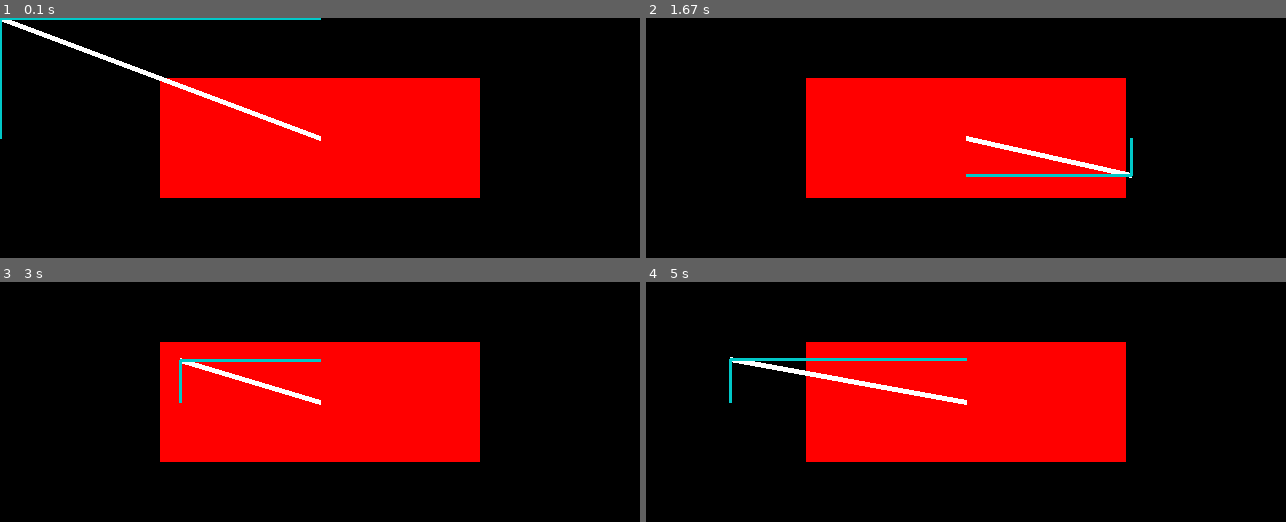
Above: before the commit, frames 1-4 (two rows, left to right).
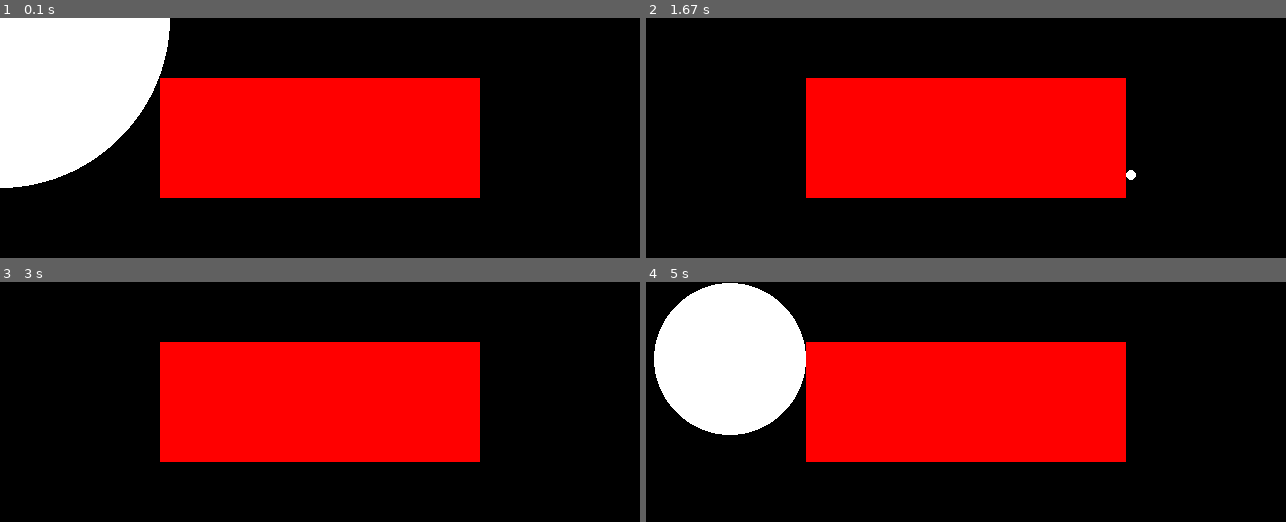
Above: after the commit, the same moments.

Repository: reiokazoeru/EggsAndSpamCraft
Game: pygame game, started from Assets/Rendering Scripts/signedRectConcept.py
Same seed, same stepped clock (60 frames per second), same inputs: the game is played once before the commit and once after it.
Inputs (mouse positions are in pixels of both pictures, inside the frame that each line leads up to):
- Up to frame 1 (0.1 s): no input
- Up to frame 2 (1.67 s): press the mouse at (812, 140) at 0.37 s; move the mouse to (921, 164) at 0.47 s; release the mouse at (1030, 190) at 0.6 s; press the mouse at (812, 140) at 0.7 s; move the mouse to (927, 150) at 0.8 s; release the mouse at (1042, 159) at 0.93 s; press the mouse at (812, 140) at 1.03 s; move the mouse to (876, 169) at 1.13 s; release the mouse at (934, 200) at 1.27 s; press the mouse at (812, 140) at 1.37 s; move the mouse to (972, 157) at 1.47 s; release the mouse at (1132, 174) at 1.6 s
- Up to frame 3 (3 s): press the mouse at (166, 404) at 1.7 s; move the mouse to (352, 433) at 1.8 s; release the mouse at (544, 464) at 1.93 s; press the mouse at (166, 404) at 2.03 s; move the mouse to (307, 382) at 2.13 s; release the mouse at (454, 358) at 2.27 s; press the mouse at (166, 404) at 2.37 s; move the mouse to (313, 373) at 2.47 s; release the mouse at (460, 342) at 2.6 s; press the mouse at (166, 404) at 2.7 s; move the mouse to (172, 382) at 2.8 s; release the mouse at (179, 358) at 2.93 s
- Up to frame 4 (5 s): press the mouse at (812, 404) at 3.03 s; move the mouse to (793, 447) at 3.13 s; release the mouse at (774, 490) at 3.27 s; press the mouse at (812, 404) at 3.37 s; move the mouse to (825, 411) at 3.47 s; release the mouse at (838, 421) at 3.6 s; press the mouse at (812, 404) at 3.7 s; move the mouse to (985, 430) at 3.8 s; release the mouse at (1164, 459) at 3.93 s; press the mouse at (812, 404) at 4.03 s; move the mouse to (870, 366) at 4.13 s; release the mouse at (927, 330) at 4.27 s; press the mouse at (812, 404) at 4.37 s; move the mouse to (812, 423) at 4.47 s; release the mouse at (806, 442) at 4.6 s; press the mouse at (812, 404) at 4.7 s; move the mouse to (774, 380) at 4.8 s; release the mouse at (729, 358) at 4.93 s

The runs differ from the first frame. In frame 1, 15% of the frame differs, in the area x 0-51%, y 0-71%; in frame 2, 0.9%; in frame 3, 0.8%; in frame 4, 12%.

Commit message:
fully wrote rectangle march prog

Diff:
--- a/Assets/Rendering Scripts/signedRectConcept.py
+++ b/Assets/Rendering Scripts/signedRectConcept.py
@@ -14,21 +14,11 @@
     return length((p1[0]-p2[0],p1[1]-p2[1]))
 
 def goodSignedDistanceToRect(rect:Rect,target:tuple):
-    offset = tupleSub(target,rect.center)
+    offset = tupleAbs(tupleSub(target,rect.center))
     f = (rect.right-rect.centerx) #x size /2
-    g = (rect.top-rect.centery) #y size /2
-    rectTriSlope =g/f
-    genSlope = 0
-    if offset[0] != 0:
-        genSlope =offset[1]/offset[0]
-    if genSlope > rectTriSlope and genSlope < -1 * rectTriSlope:
-        dstToEdge = sqrt(f*f + (g*genSlope)*(g*genSlope))
-    elif genSlope != 0:
-        dstToEdge = sqrt(g*g + (f*(1/genSlope))*(f*(1/genSlope))) #doesnt work
-    else:
-        dstToEdge = g
-    unsignedLength = lineLength(target,rect.center)
-    return str(dstToEdge)+"=dstToEdge, "+str(unsignedLength)+"=unsigned, "+str(unsignedLength-dstToEdge)+"=signedDst"
+    g = -1 * (rect.top-rect.centery) #y size /2
+    signedDst = sqrt(max(0,(offset[0]-f))*max(0,(offset[0]-f))+max(0,(offset[1]-g))*max(0,(offset[1]-g)))
+    return signedDst
 pygame.init()
 screenSize = (640,240)
 screen = pygame.display.set_mode(screenSize)
@@ -47,9 +37,7 @@
             caption = str(lineLength(testRect.center,mousePos))
     screen.fill((0,0,0))
     pygame.draw.rect(screen,(255,0,0),testRect)
-    pygame.draw.line(screen,(255,255,255),testRect.center,mousePos,5)
-    pygame.draw.line(screen,(0,200,200),(mousePos[0],testRect.centery),mousePos,3)
-    pygame.draw.line(screen,(0,200,200),(testRect.centerx,mousePos[1]),mousePos,3)
+    pygame.draw.circle(screen,(255,255,255),mousePos,goodSignedDistanceToRect(testRect,mousePos))
     pygame.display.set_caption(str(goodSignedDistanceToRect(testRect,mousePos)))
     pygame.display.update()
 pygame.quit()
